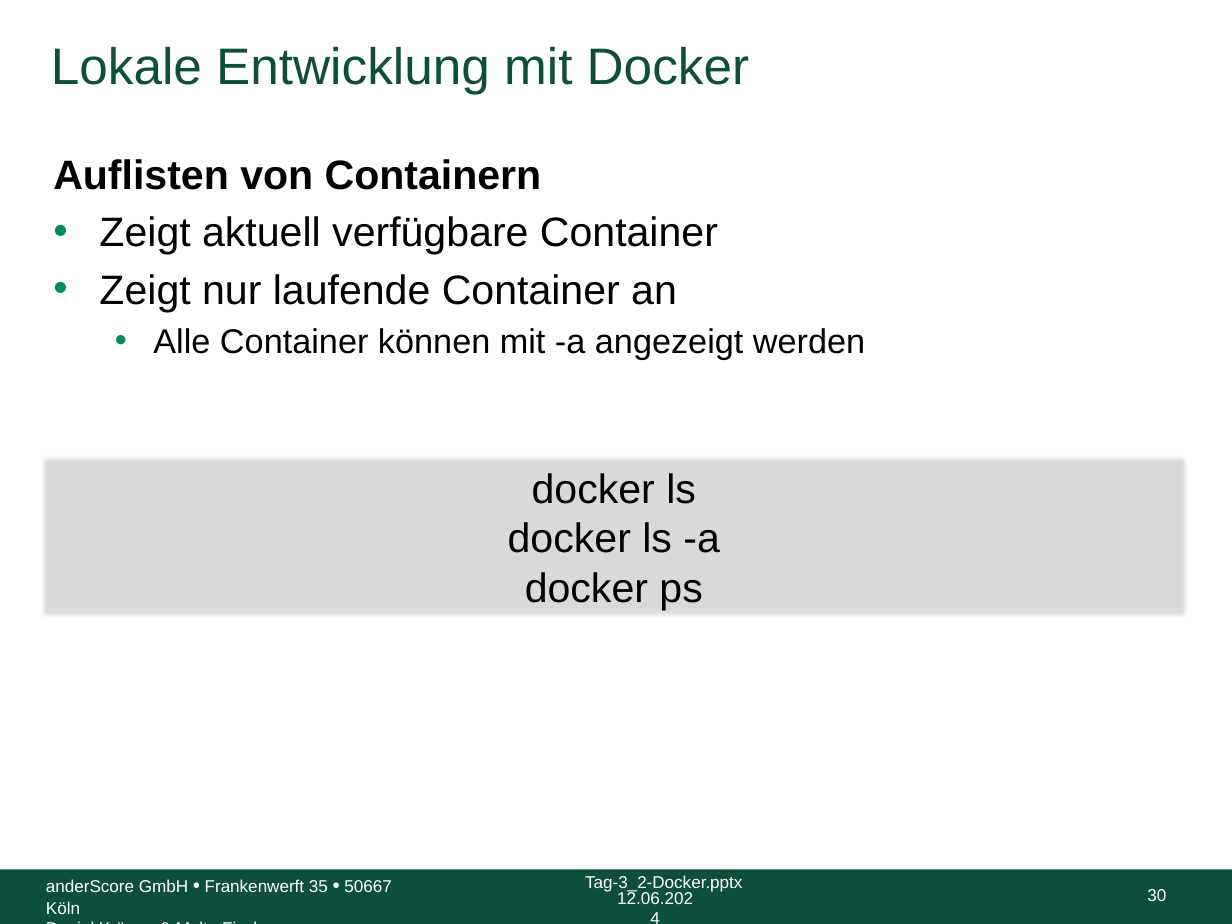
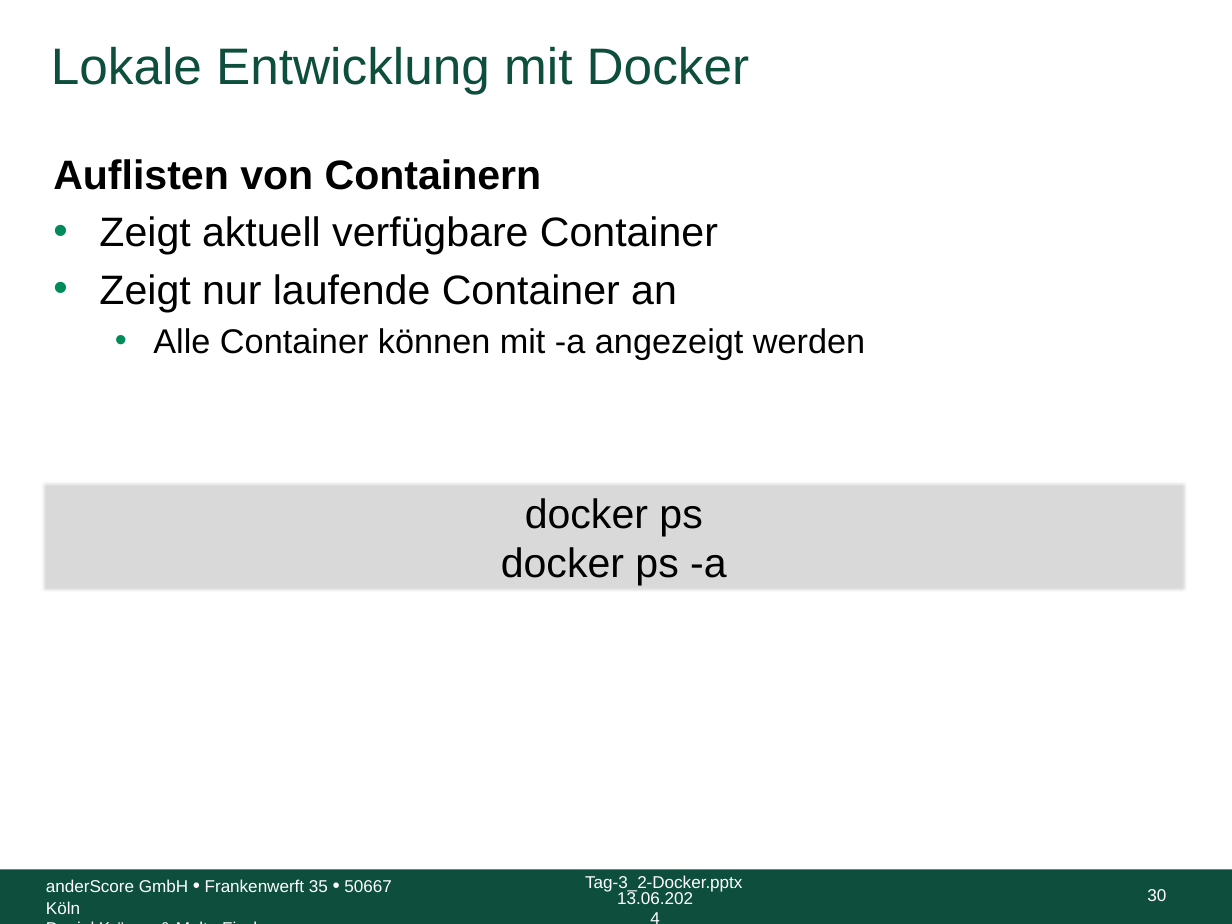
Before and after one commit to anderscore-gmbh/gitlab, a slide deck: slide 30 of slides/Tag-3_2-Docker.pptx. Drawn at 1232x924 pixels with LibreOffice and Linux fonts; fonts in the diff are those of the drawing; background and template pictures are left out. Boxes give left, top, right and bottom in pixels: in the first picture for what was removed or moved away, otherwise in the second. Text is boxed around its words. In the diff, an @@ line names an element or a change of style, - is before the commit and + after.

Commit message:
Korrektur 3-2 Folien 26,30 Anpassung des bash scripts für exec demo

```diff
--- a/slides/Tag-3_2-Docker.pptx
+++ b/slides/Tag-3_2-Docker.pptx
@@ text in rectangle at <box>508,473,720,553</box>: paragraphs removed @@
-docker ls
-docker ls -a
@@ rectangle "docker ps": place and size @@
-rectangle "docker ps" at <box>41,456,1188,617</box>
+rectangle "docker ps" at <box>41,480,1188,593</box>
@@ text in rectangle at <box>501,547,727,585</box>: paragraph added @@
+docker ps -a
@@ text at <box>617,890,693,904</box>: text changed @@
-12.06.2024
+13.06.2024
```
Also in this commit, not shown: 38 other slides changed, 1 other file.
